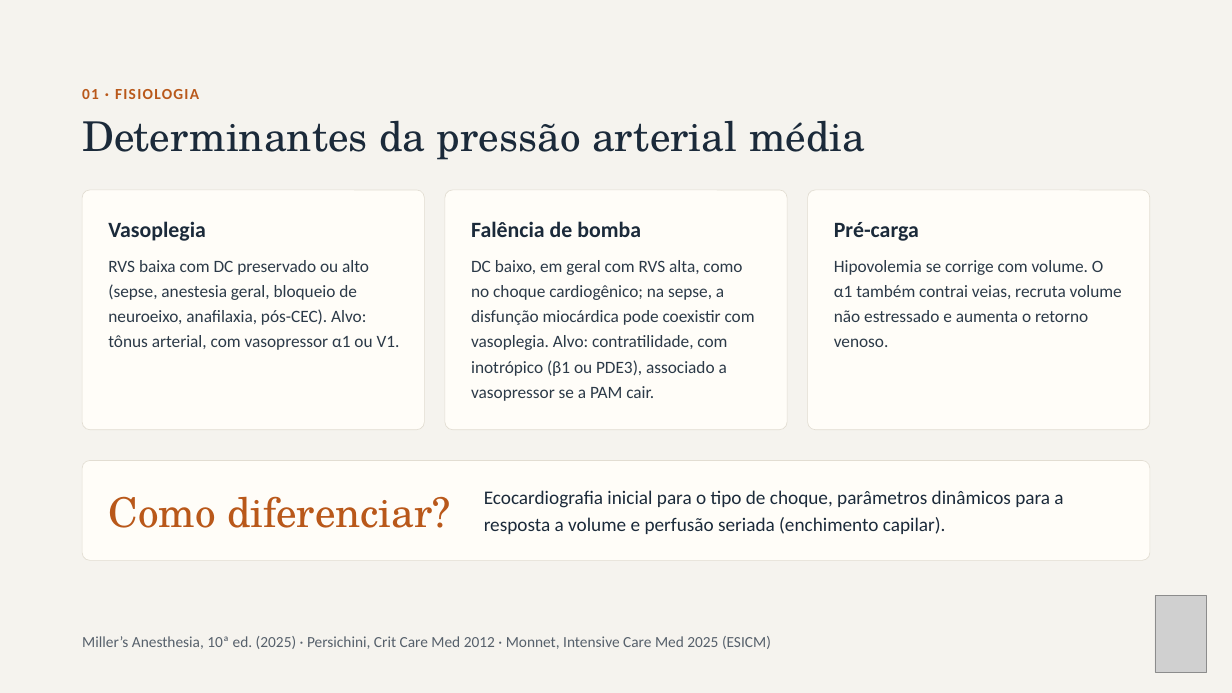
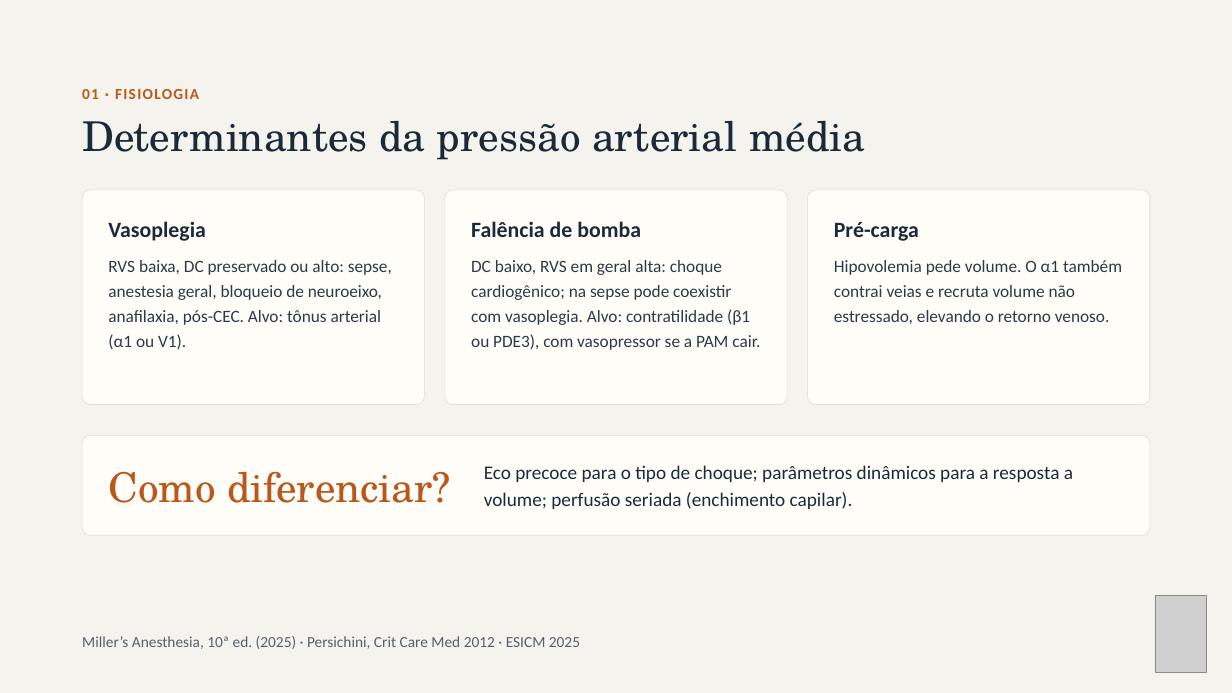
Before and after one commit to brunomoraesdubois-bit/Bruno, a slide deck: slide 3 of apresentacao/Aminas_Vasoativas.pptx. Drawn at 1232x693 pixels with LibreOffice and Linux fonts; fonts in the diff are those of the drawing; grey boxes stand for pictures. Boxes give left, top, right and bottom in pixels: in the first picture for what was removed or moved away, otherwise in the second. Text is boxed around its words. In the diff, an @@ line names an element or a change of style, - is before the commit and + after.

```diff
--- a/apresentacao/Aminas_Vasoativas.pptx
+++ b/apresentacao/Aminas_Vasoativas.pptx
@@ rounded rectangle: place and size @@
-rounded rectangle at bbox=[82, 190, 424, 430]
+rounded rectangle at bbox=[82, 190, 424, 405]
@@ rounded rectangle: place and size @@
-rounded rectangle at bbox=[445, 190, 787, 430]
+rounded rectangle at bbox=[445, 190, 787, 405]
@@ proportions changed in 3 elements at bbox=[82, 190, 424, 405], bbox=[445, 190, 787, 405], bbox=[808, 190, 1150, 405] @@
@@ rounded rectangle: place and size @@
-rounded rectangle at bbox=[808, 190, 1150, 430]
+rounded rectangle at bbox=[808, 190, 1150, 405]
@@ text at bbox=[108, 260, 392, 349]: text changed @@
-RVS baixa com DC preservado ou alto (sepse, anestesia geral, bloqueio de neuroeixo, anafilaxia, pós-CEC). Alvo: tônus arterial, com vasopressor α1 ou V1.
+RVS baixa, DC preservado ou alto: sepse, anestesia geral, bloqueio de neuroeixo, anafilaxia, pós-CEC. Alvo: tônus arterial (α1 ou V1).
@@ text at bbox=[471, 260, 760, 350]: text changed @@
-DC baixo, em geral com RVS alta, como no choque cardiogênico; na sepse, a disfunção miocárdica pode coexistir com vasoplegia. Alvo: contratilidade, com inotrópico (β1 ou PDE3), associado a vasopressor se a PAM cair.
+DC baixo, RVS em geral alta: choque cardiogênico; na sepse pode coexistir com vasoplegia. Alvo: contratilidade (β1 ou PDE3), com vasopressor se a PAM cair.
@@ text at bbox=[834, 260, 1122, 324]: text changed @@
-Hipovolemia se corrige com volume. O α1 também contrai veias, recruta volume não estressado e aumenta o retorno venoso.
+Hipovolemia pede volume. O α1 também contrai veias e recruta volume não estressado, elevando o retorno venoso.
@@ rounded rectangle: place and size @@
-rounded rectangle at bbox=[82, 460, 1151, 560]
+rounded rectangle at bbox=[82, 435, 1151, 535]
@@ text "Como diferenciar?": place and size @@
-text "Como diferenciar?" at bbox=[108, 496, 451, 528]
+text "Como diferenciar?" at bbox=[108, 471, 451, 503]
@@ text at bbox=[484, 465, 1073, 509]: text changed @@
-Ecocardiografia inicial para o tipo de choque, parâmetros dinâmicos para a resposta a volume e perfusão seriada (enchimento capilar).
+Eco precoce para o tipo de choque; parâmetros dinâmicos para a resposta a volume; perfusão seriada (enchimento capilar).
@@ text at bbox=[82, 636, 580, 649]: text changed @@
-Miller’s Anesthesia, 10ª ed. (2025) · Persichini, Crit Care Med 2012 · Monnet, Intensive Care Med 2025 (ESICM)
+Miller’s Anesthesia, 10ª ed. (2025) · Persichini, Crit Care Med 2012 · ESICM 2025
```
Also in this commit, not shown: 16 other slides changed, 26 other files.
